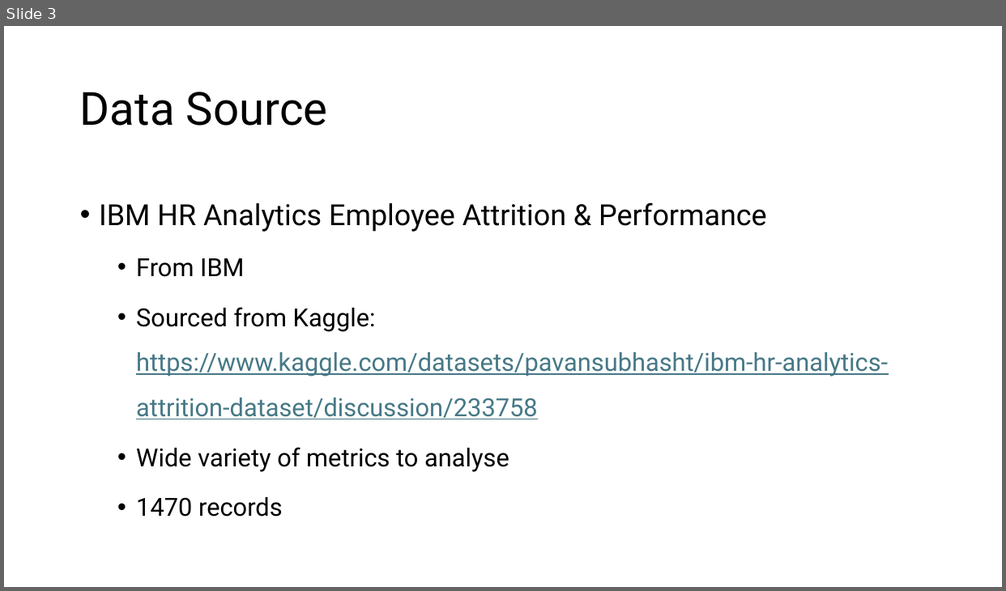
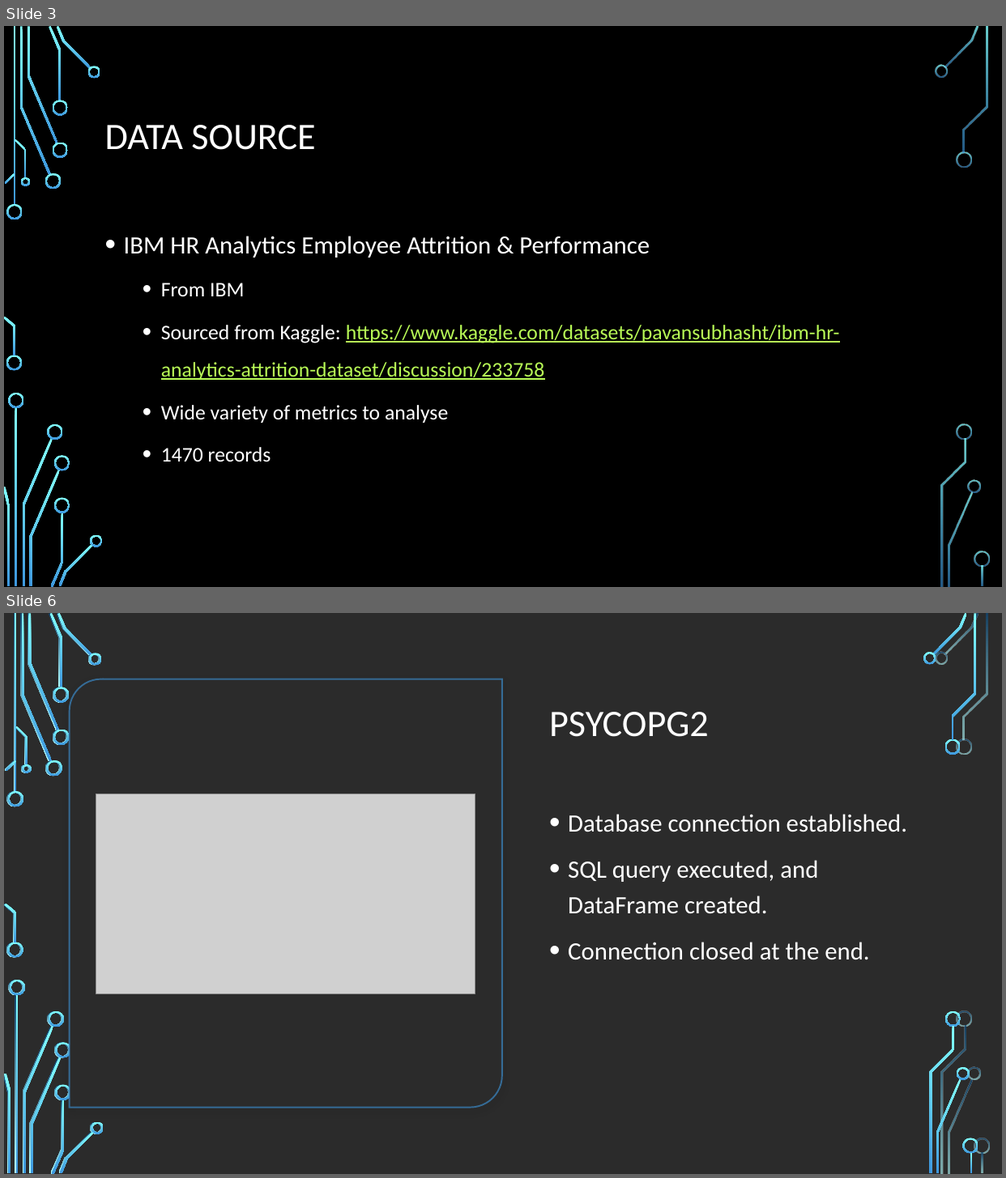
Before and after one commit to ddaniel2024/Project-4, a slide deck: Employee Attrition Prediction Presentation.pptx. Shown one above the other, each under a label of ours: slide 3 before the commit, slides 3 and 6 after it; the slides between them are not shown. The pictures are 1006x591 and 1006x1178 pixels, drawn with LibreOffice and Linux fonts; fonts in the diff are those of the drawing; grey boxes stand for pictures; background and template pictures are left out; a plain dark background stands for a picture behind light text. Boxes give left, top, right and bottom in pixels: in the first picture for what was removed or moved away, otherwise in the second. Text is boxed around its words. In the diff, an @@ line names an element or a change of style, - is before the commit and + after.

```diff
--- a/Employee Attrition Prediction Presentation.pptx
+++ b/Employee Attrition Prediction Presentation.pptx
@@ slide 6 added at <box>4,613,1002,1174</box>, background picture (left out) @@
@@ round diag rect added at <box>69,679,502,1107</box>, fill #FFFFFF, outline #3D97DE 1.5 pt @@
@@ title added at <box>549,712,709,737</box>, 36 pt, text #FFFFFF @@
+PSYCOPG2
@@ picture added at <box>96,794,475,994</box> @@
@@ text added at <box>568,814,907,960</box>, 24 pt, text #FFFFFF @@
+• Database connection established.
+• SQL query executed, and DataFrame created.
+• Connection closed at the end.
@@ group added at <box>4,613,978,1174</box>: 33 freeform shapes, 3 rectangles @@
@@ group added at <box>4,613,990,1174</box>: 33 freeform shapes, 3 rectangles @@
@@ slide 3 changed as well @@
@@ background #FFFFFF to picture (left out) @@
@@ title at <box>105,125,315,150</box>: text changed; size 44 to 36 pt; font Roboto to Calibri; text colour #000000 to #FFFFFF @@
-Data Source
+DATA SOURCE
@@ text "IBM HR Analytics Employee Attrition ...": place and size @@
-text "IBM HR Analytics Employee Attrition ..." at <box>99,203,888,517</box>
+text "IBM HR Analytics Employee Attrition ..." at <box>124,236,840,462</box>
@@ text "IBM HR Analytics Employee Attrition ..." at <box>124,236,840,462</box>: size 28 to 24 pt in "IBM HR Analytics Employee Attrition & Performance"; font Roboto to Calibri; text colour #000000 to #FFFFFF in "IBM HR Analytics Employee Attrition & Performance", "From IBM", "Sourced from Kaggle:", "Wide variety of metrics to analyse" and 1 more places; size 24 to 20 pt in "From IBM", "Sourced from Kaggle: https://www.kaggle.com/datasets/pavansu ...", "Wide variety of metrics to analyse", "1470 records"; text colour #467886 to #B8FA56 in "https://www.kaggle.com/datasets/pavansubhasht/ibm-hr-analyti ..." @@
@@ group added at <box>4,26,990,587</box>: 33 freeform shapes, 3 rectangles @@
```
Also in this commit, not shown: 13 other slides changed, 3 other slides added, 2 slides removed, 1 other file.
